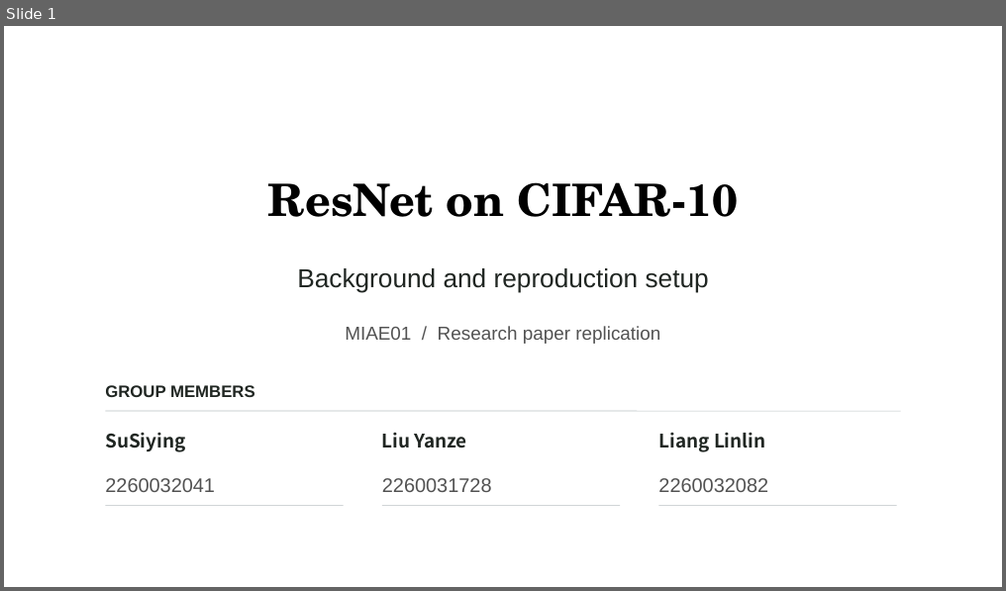
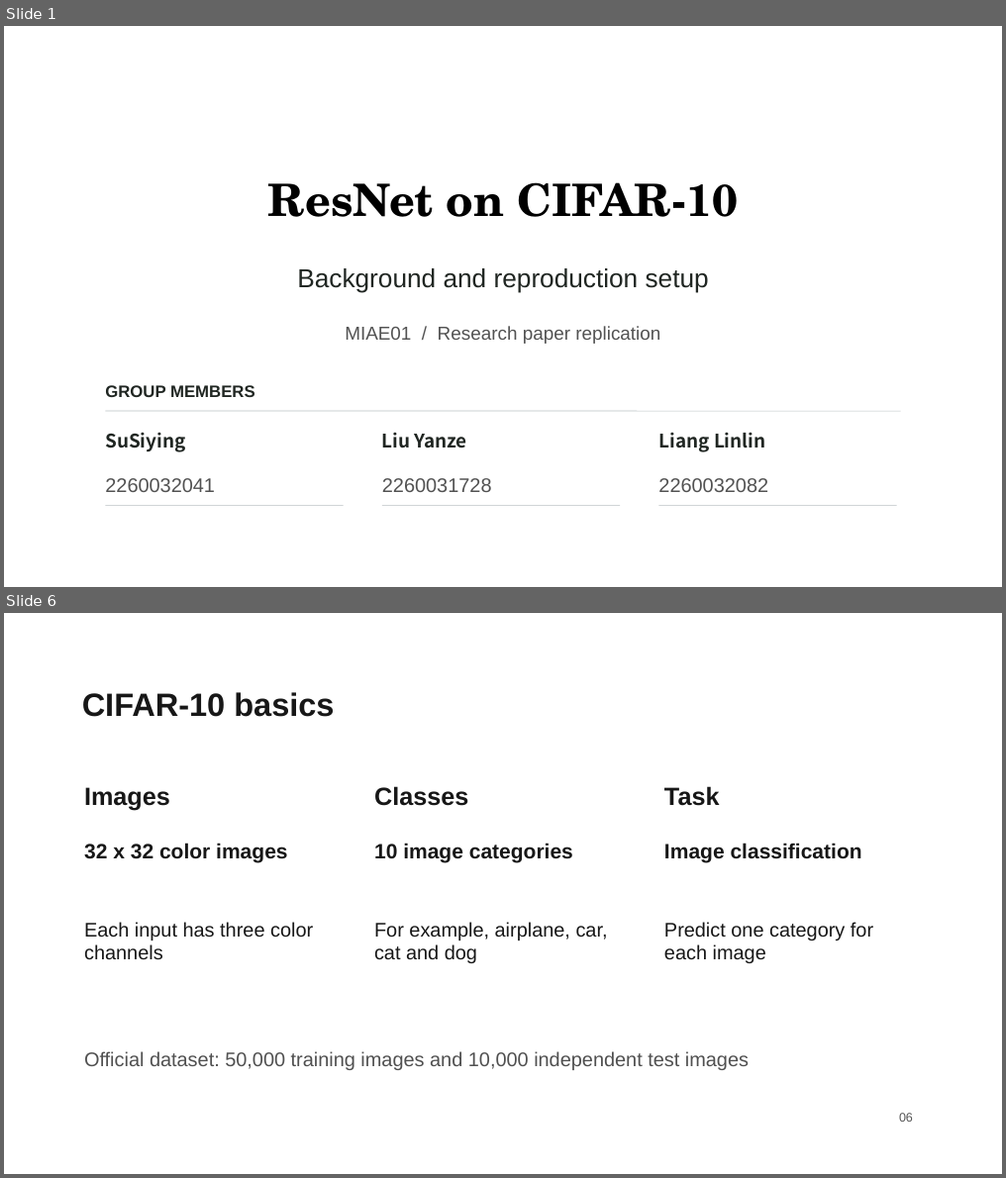
Before and after one commit to liuyanze910-svg/miae01-resnet-replication, a slide deck: docs/slides/week4_a_background_methods.pptx. Shown one above the other, each under a label of ours: slide 1 before the commit, slides 1 and 6 after it; the slides between them are not shown. The pictures are 1006x591 and 1006x1178 pixels, drawn with LibreOffice and Linux fonts; fonts in the diff are those of the drawing; background and template pictures are left out. Boxes give left, top, right and bottom in pixels: in the first picture for what was removed or moved away, otherwise in the second. Text is boxed around its words. In the diff, an @@ line names an element or a change of style, - is before the commit and + after.

Commit message:
2260032041 SuSiying Week4 explain ResNet paper and CIFAR-10 basics

```diff
--- a/docs/slides/week4_a_background_methods.pptx
+++ b/docs/slides/week4_a_background_methods.pptx
@@ slide 6 added at bbox=[4, 613, 1002, 1174], background picture (left out) @@
@@ text added at bbox=[82, 692, 334, 717], 31 pt, text #171717, bold @@
+CIFAR-10 basics
@@ text added at bbox=[84, 787, 170, 811], 24 pt, text #171717, bold @@
+Images
@@ text added at bbox=[374, 786, 468, 806], 24 pt, text #171717, bold @@
+Classes
@@ text added at bbox=[664, 786, 720, 806], 24 pt, text #171717, bold @@
+Task
@@ text added at bbox=[84, 843, 287, 863], 20 pt, text #171717, bold @@
+32 x 32 color images
@@ text added at bbox=[374, 843, 573, 863], 20 pt, text #171717, bold @@
+10 image categories
@@ text added at bbox=[664, 843, 862, 863], 20 pt, text #171717, bold @@
+Image classification
@@ text added at bbox=[84, 922, 313, 960], 19 pt, text #171717 @@
+Each input has three color channels
@@ text added at bbox=[374, 922, 608, 963], 19 pt, text #171717 @@
+For example, airplane, car, cat and dog
@@ text added at bbox=[664, 922, 873, 963], 19 pt, text #171717 @@
+Predict one category for each image
@@ text added at bbox=[84, 1052, 748, 1070], 19 pt, text #505050 @@
+Official dataset: 50,000 training images and 10,000 independent test images
@@ text added at bbox=[899, 1113, 913, 1122], 12 pt, text #555555 @@
+06
```
Also in this commit, not shown: 12 slides changed, 2 other slides added, 3 other files.
